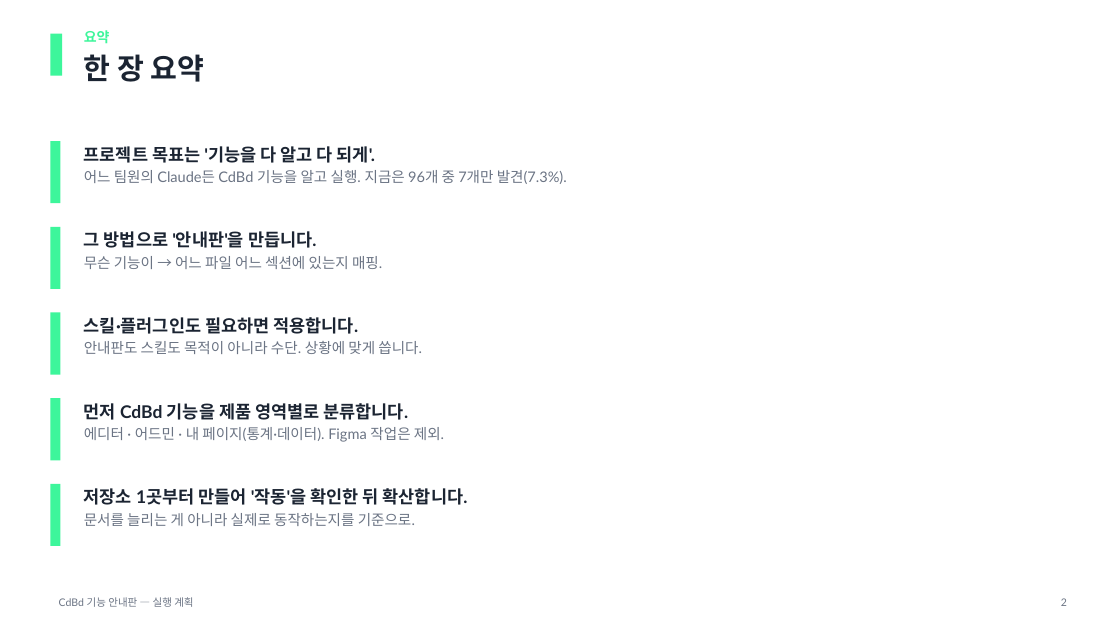
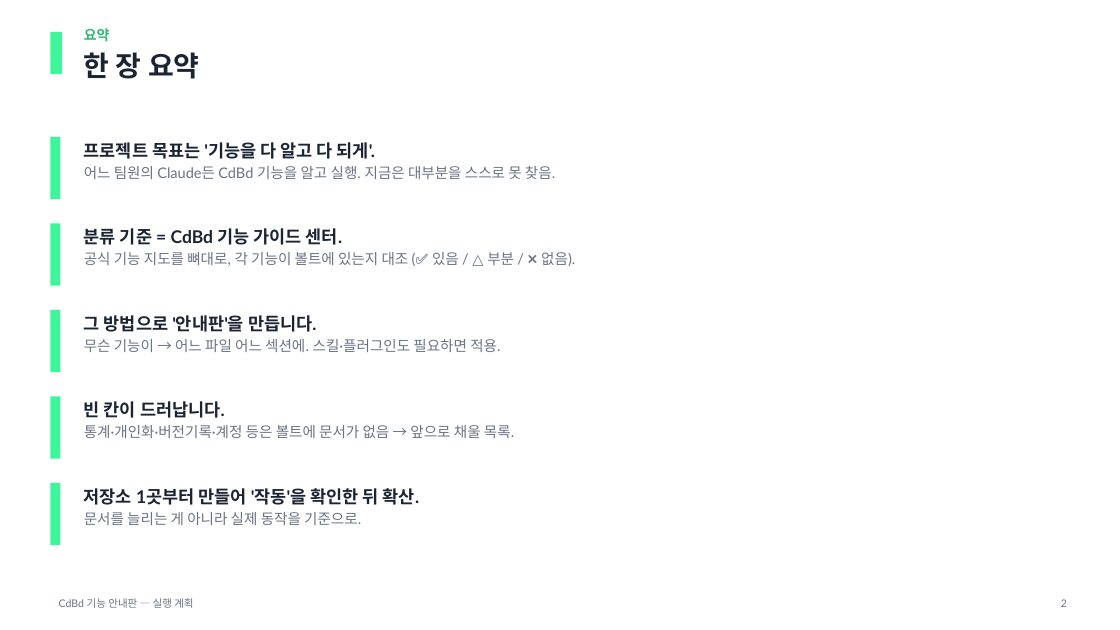
Before and after one commit to CdBd-in/design, a slide deck: slide 2 of _기능 안내판 실행 계획.pptx. Drawn at 1120x630 pixels with LibreOffice and Linux fonts; fonts in the diff are those of the drawing. Boxes give left, top, right and bottom in pixels: in the first picture for what was removed or moved away, otherwise in the second. Text is boxed around its words. In the diff, an @@ line names an element or a change of style, - is before the commit and + after.

```diff
--- a/_기능 안내판 실행 계획.pptx
+++ b/_기능 안내판 실행 계획.pptx
@@ rectangle: place and size @@
-rectangle at [0,0,1120,109]
+rectangle at [0,0,1120,105]
@@ text "요약" at [84,28,200,79]: text colour #3DF69B to #2EB872 in "요약"; size 25 to 24 pt in "한 장 요약" @@
@@ rectangle: place and size @@
-rectangle at [50,141,60,203]
+rectangle at [50,137,60,199]
@@ text at [84,166,555,179]: text changed @@
-어느 팀원의 Claude든 CdBd 기능을 알고 실행. 지금은 96개 중 7개만 발견(7.3%).
+어느 팀원의 Claude든 CdBd 기능을 알고 실행. 지금은 대부분을 스스로 못 찾음.
@@ rectangle: place and size @@
-rectangle at [50,227,60,289]
+rectangle at [50,223,60,286]
@@ text at [84,228,575,266]: text changed @@
-그 방법으로 '안내판'을 만듭니다.
-무슨 기능이 → 어느 파일 어느 섹션에 있는지 매핑.
+분류 기준 = CdBd 기능 가이드 센터.
+공식 기능 지도를 뼈대로, 각 기능이 볼트에 있는지 대조 (✅ 있음 / △ 부분 / ❌ 없음).
@@ text at [84,315,500,352]: text changed @@
-스킬·플러그인도 필요하면 적용합니다.
-안내판도 스킬도 목적이 아니라 수단. 상황에 맞게 씁니다.
+그 방법으로 '안내판'을 만듭니다.
+무슨 기능이 → 어느 파일 어느 섹션에. 스킬·플러그인도 필요하면 적용.
@@ text at [84,401,514,438]: text changed @@
-먼저 CdBd 기능을 제품 영역별로 분류합니다.
-에디터 · 어드민 · 내 페이지(통계·데이터). Figma 작업은 제외.
+빈 칸이 드러납니다.
+통계·개인화·버전기록·계정 등은 볼트에 문서가 없음 → 앞으로 채울 목록.
@@ text at [84,488,419,525]: text changed @@
-저장소 1곳부터 만들어 '작동'을 확인한 뒤 확산합니다.
-문서를 늘리는 게 아니라 실제로 동작하는지를 기준으로.
+저장소 1곳부터 만들어 '작동'을 확인한 뒤 확산.
+문서를 늘리는 게 아니라 실제 동작을 기준으로.
```
Also in this commit, not shown: 6 other slides changed, 3 slides added, 3 slides removed, 2 other files.
